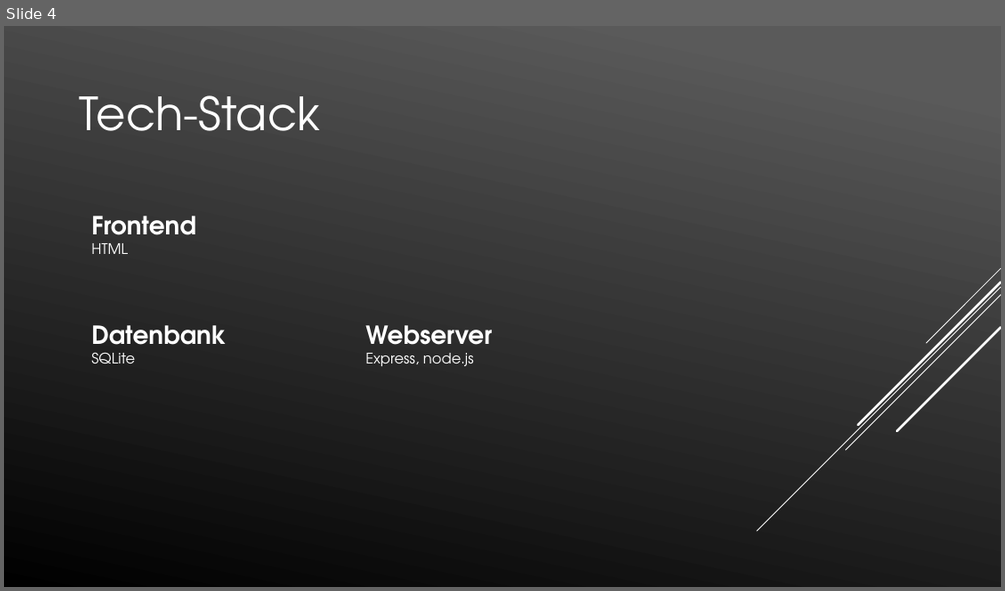
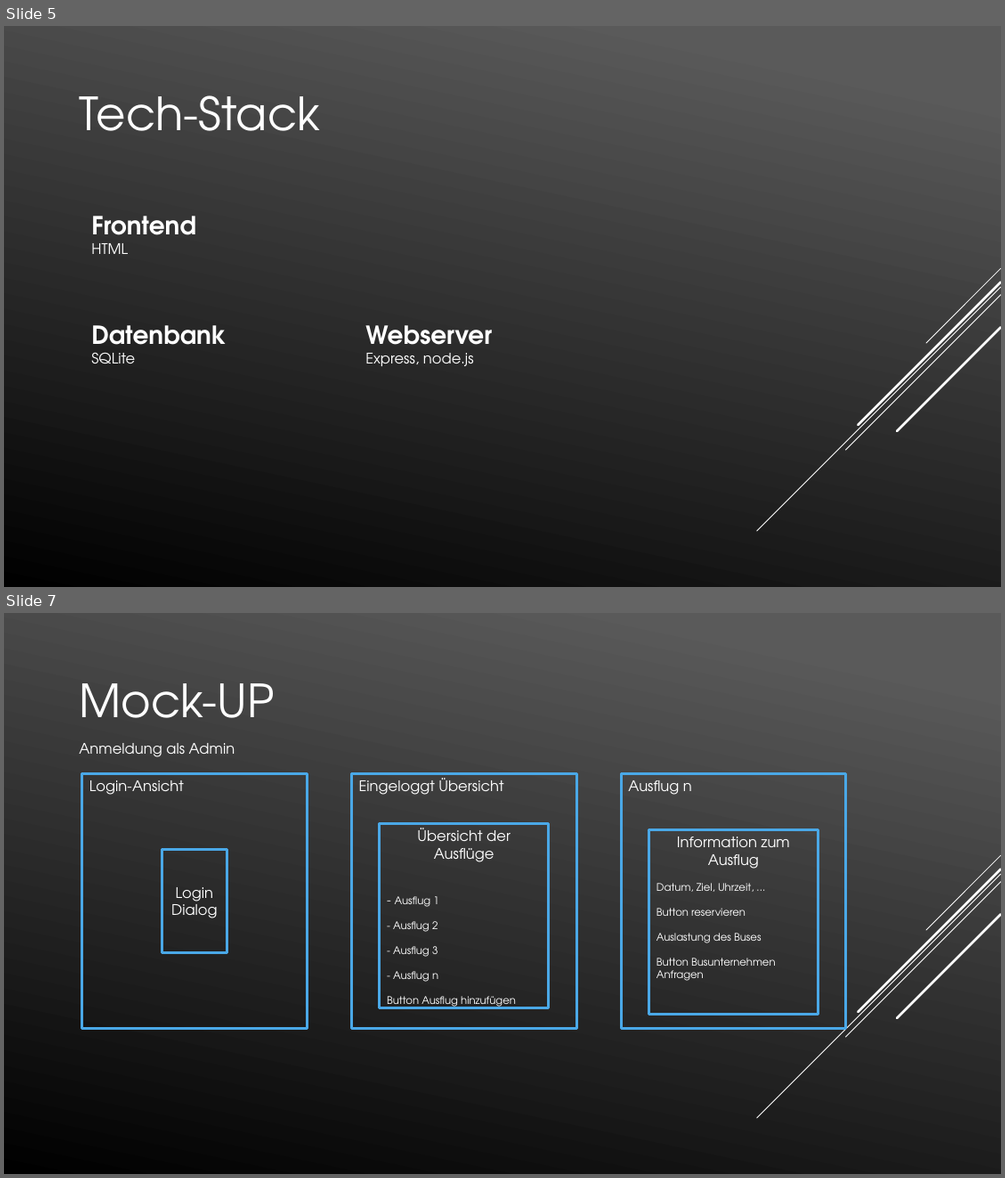
Before and after one commit to xamsemi/Advanced-Programing, a slide deck: Busreservierungssystem für Vereinsfahrten3_2.pptx. Shown one above the other, each under a label of ours: slide 4 before the commit, slides 5 and 7 after it; the slides between them are not shown. The pictures are 1005x591 and 1005x1178 pixels, drawn with LibreOffice and Linux fonts; fonts in the diff are those of the drawing. Boxes give left, top, right and bottom in pixels: in the first picture for what was removed or moved away, otherwise in the second. Text is boxed around its words. In the diff, an @@ line names an element or a change of style, - is before the commit and + after.

```diff
--- a/Busreservierungssystem für Vereinsfahrten3_2.pptx
+++ b/Busreservierungssystem für Vereinsfahrten3_2.pptx
@@ slide 7 added at <box>4,613,1001,1174</box>, background gradient #5B5B5B to #000000; not listed: 5 template elements that a slide beside it also shows @@
@@ text added at <box>79,683,274,718</box>, 44 pt, text #FFFFFF @@
+Mock-UP
@@ text added at <box>79,743,235,757</box>, 14 pt, text #FFFFFF @@
+Anmeldung als Admin
@@ rectangle added at <box>81,774,307,1029</box>, outline #4AA8E7 2.5 pt, 14 pt, text #FFFFFF @@
+Login-Ansicht
@@ rectangle added at <box>352,774,577,1029</box>, outline #4AA8E7 2.5 pt, 14 pt, text #FFFFFF @@
+Eingeloggt Übersicht
@@ rectangle added at <box>621,774,846,1029</box>, outline #4AA8E7 2.5 pt, 14 pt, text #FFFFFF @@
+Ausflug n
@@ rectangle added at <box>380,823,549,1008</box>, outline #4AA8E7 2.5 pt, 10 pt, text #FFFFFF @@
+Übersicht der Ausflüge
+- Ausflug 1
+- Ausflug 2
+- Ausflug 3
+- Ausflug n
+Button Ausflug hinzufügen
@@ rectangle added at <box>162,850,226,953</box>, outline #4AA8E7 2.5 pt, 14 pt, text #FFFFFF @@
+Login Dialog
@@ rectangle added at <box>649,830,818,1014</box>, outline #4AA8E7 2.5 pt, 10 pt, text #FFFFFF @@
+Information zum Ausflug
+Datum, Ziel, Uhrzeit, …
+Button reservieren
+Auslastung des Buses
+Button Busunternehmen Anfragen
@@ what was slide 4 is now slide 5 @@
```
Also in this commit, not shown: 4 slides changed, 1 other slide added, 2 other files.
